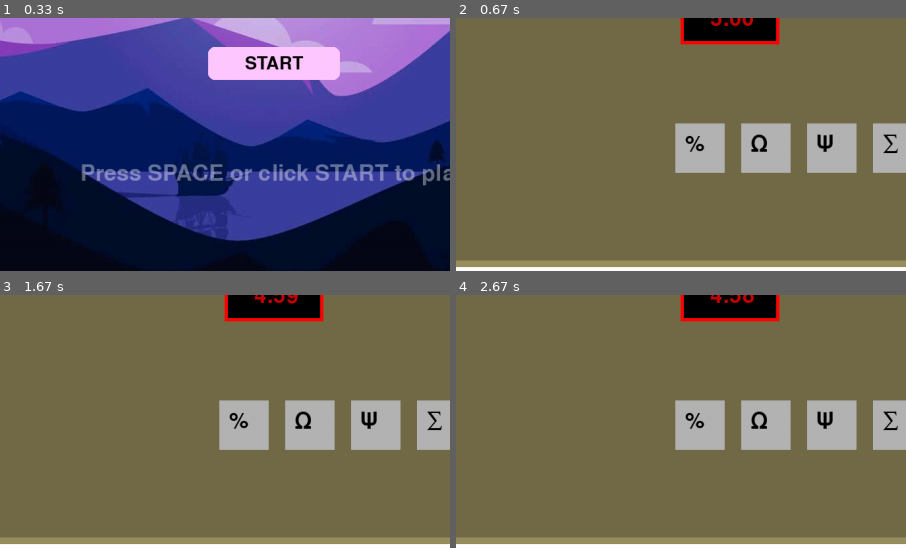
Above: before the commit, frames 1-4 (two rows, left to right).
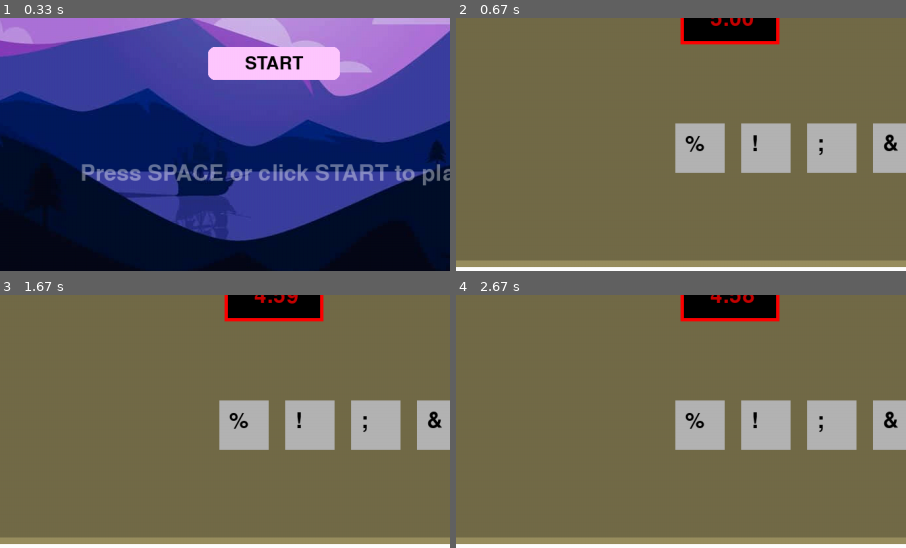
Above: after the commit, the same moments.

Repository: ShakH00/HackTheBomb
Game: pygame game, started from main.py
Same seed, same stepped clock (60 frames per second), same inputs: the game is played once before the commit and once after it.
Inputs (mouse positions are % of the whole screen's width and height, from its top left):
- Up to frame 1 (0.33 s): no input
- Up to frame 2 (0.67 s): click (50, 50) at 0.38 s
- Up to frame 3 (1.67 s): click (60, 72) at 0.72 s
- Up to frame 4 (2.67 s): no input
The pictures show only the part of the screen within x 20-70%, y 44-94%; the shares and areas given below are measured in that part.

Frame 1 is identical in both runs. In frame 2, 0.5% of the frame differs, in the area x 65-99%, y 45-55%; in frame 3, 0.5%; in frame 4, 0.5%.

Commit message:
fixed hint stuff and other bugs

Diff:
--- a/game_state.py
+++ b/game_state.py
@@ -6,7 +6,7 @@
         # Generate game parameters
         self.bomb_number_code = str(random.randint(1000, 9999))
         self.correct_bomb_number_code = self.bomb_number_code
-        self.symbols = ["%", "Ω", "Ψ", "∑"]
+        self.symbols = ["%", "!", ";", "&"]
         self.choose_symbol_order = random.sample(self.symbols, len(self.symbols))
         self.correct_symbol_order = self.choose_symbol_order
         self.wire_colors = ["red", "green", "blue"]
@@ -26,10 +26,10 @@
 
         # Create puzzle list
         self.puzzles = [
-            {"type": "decipher", "question": f"Decrypt: {self.encrypted_wire}, using {self.encrypted_hint}",
+            {"type": "decrypt", "question": f"Decrypt: {self.encrypted_wire}, using A -> {self.encrypted_hint}",
              "answer": self.correct_wire},
             {"type": "symbol",
-             "question": f"Enter the correct symbol order: Ω, ∑, Ψ, %, using only these clues \n {self.symbol_clues}",
+             "question": f"Enter the correct symbol order: %, !, ;, &, using only these clues \n {self.symbol_clues}",
              "answer": "".join(self.correct_symbol_order)},
             {"type": "code", "question": f"Crack the bomb code:\n {self.math_equations}",
              "answer": self.correct_bomb_number_code}
@@ -52,12 +52,12 @@
         clues.append(f"The {self.correct_symbol_order[1]} comes after the {self.correct_symbol_order[0]}.")
         clues.append(f"The {self.correct_symbol_order[2]} is before the {self.correct_symbol_order[3]}.")
 
-        if index_map["Ω"] != 3:
-            clues.append("The Ω is not the last symbol.")
-        if index_map["∑"] > index_map["Ψ"]:
-            clues.append("The ∑ comes after the Ψ.")
-        if index_map["%"] < index_map["Ω"]:
-            clues.append("The % comes before the Ω.")
+        if index_map["!"] != 3:
+            clues.append("The ! is not the last symbol.")
+        if index_map["&"] > index_map[";"]:
+            clues.append("The & comes after the ;.")
+        if index_map["%"] < index_map["!"]:
+            clues.append("The % comes before the !.")
 
         return clues
 
@@ -86,5 +86,6 @@
 
         return equations
 
-    def generate_puzzle(self):
-        return random.choice(self.puzzles)
+    def generate_puzzle(self, i):
+
+        return self.puzzles[i]
--- a/player1.py
+++ b/player1.py
@@ -64,7 +64,7 @@
 print(correct_wire)
 
 # Symbol Keypad Module
-symbols = ["%", "Ω", "Ψ", "∑"]
+symbols = ["%", "!", ";", "&"]
 symbol_positions = [(600, 500), (700, 500), (800, 500), (900, 500)]
 correct_symbol_order = game_state.choose_symbol_order
 print(correct_symbol_order)
--- a/player2.py
+++ b/player2.py
@@ -53,7 +53,7 @@
     ],
     "symbols": [
         "Symbol Module Instructions:",
-        "1. Four symbols must be pressed in correct order: Ω, ∑, Ψ, %",
+        "1. Four symbols must be pressed in correct order: %, !, ;, &",
         "2. You will receive logical clues about their order",
         "3. Common clues include:",
         "   - Order relationships (X comes before/after Y)",
@@ -226,7 +226,7 @@
             for i, button in enumerate(module_buttons):
                 if button.handle_event(event):
                     current_module = modules[i]
-                    current_puzzle = game_state.generate_puzzle()
+                    current_puzzle = game_state.generate_puzzle(i)
                     puzzle_answer = ""
 
             # Handle quick messages
